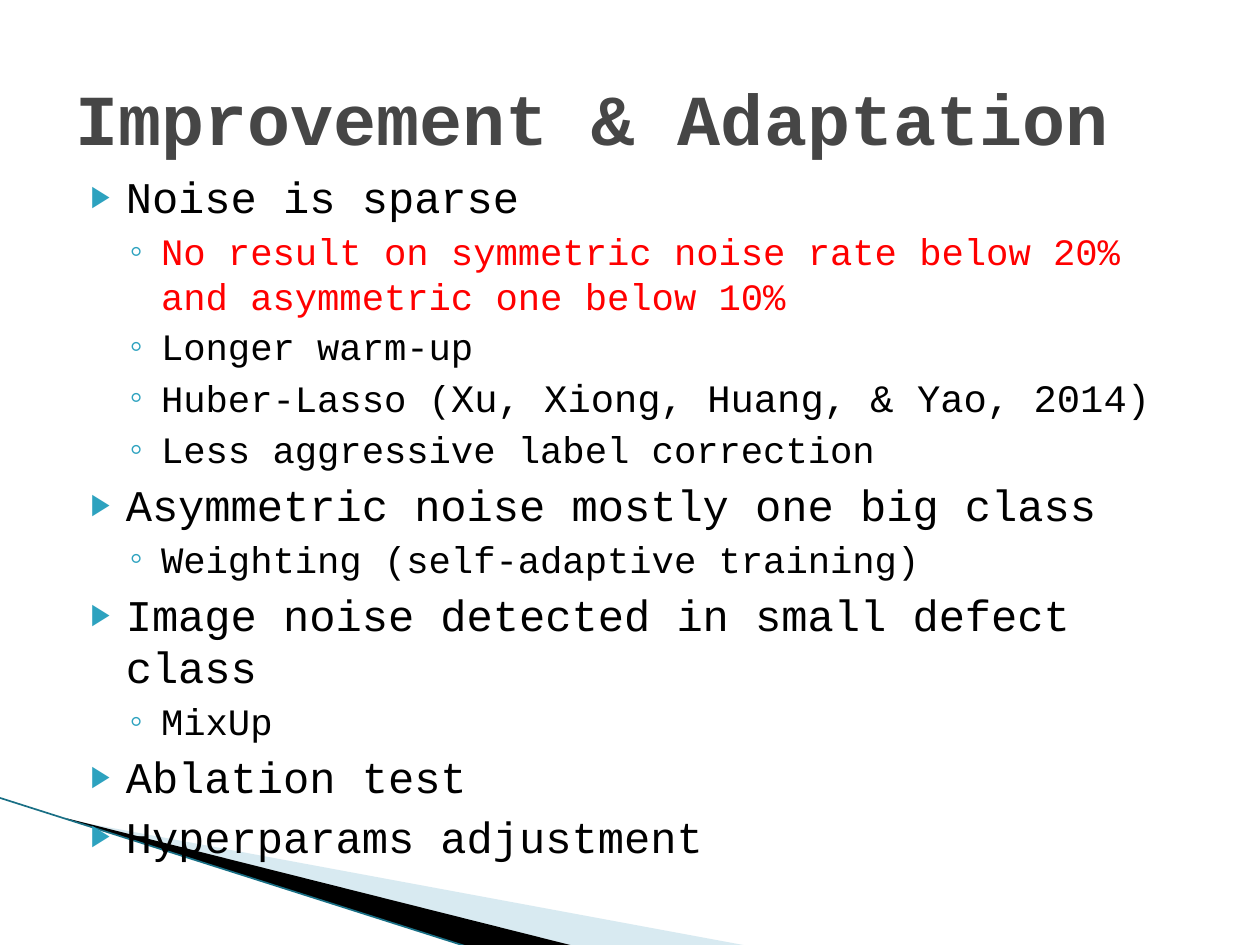
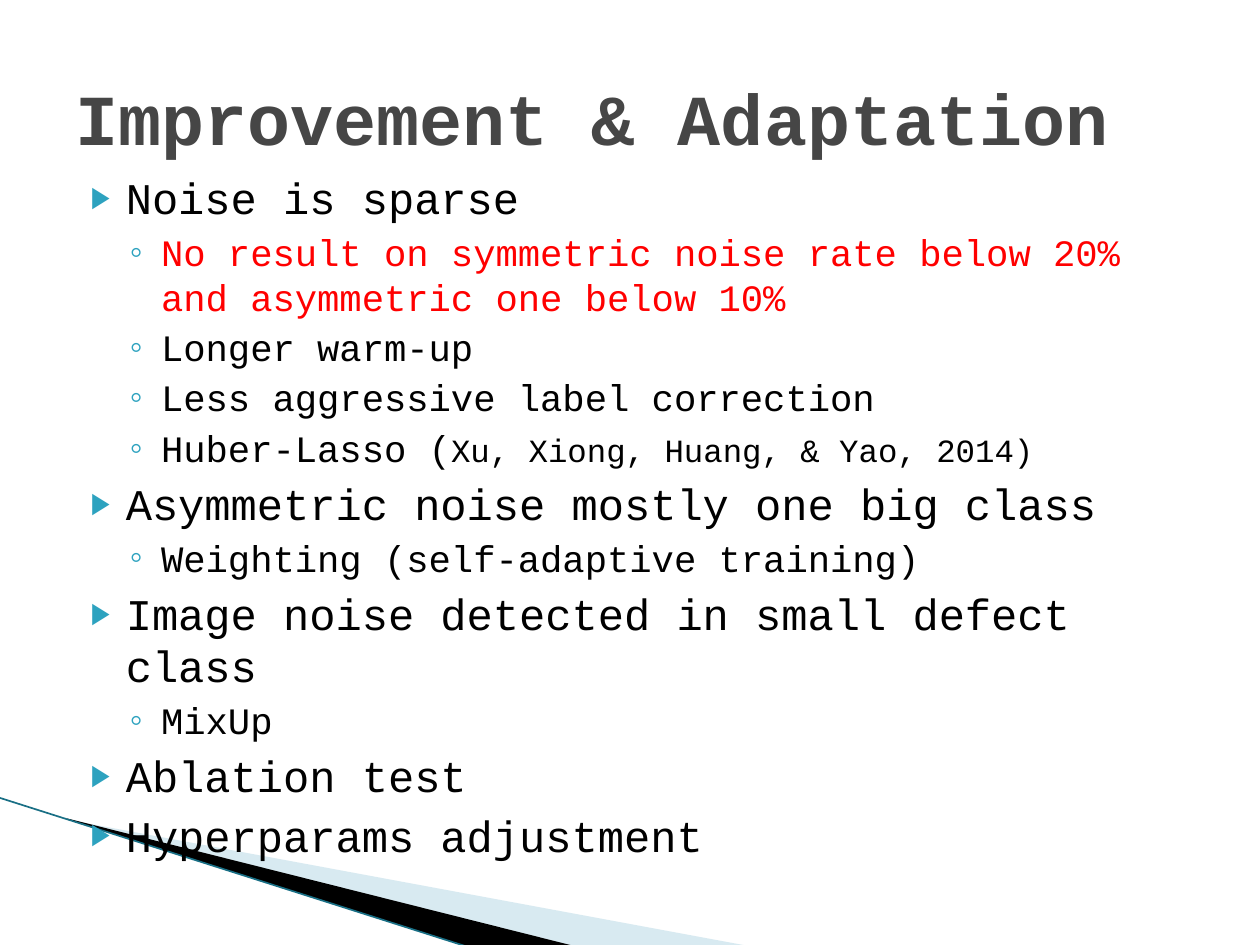
Before and after one commit to huangkaiyikatherine/nexperia, a slide deck: slide 13 of Recent Works on Noisy Labels Robustness.pptx. Drawn at 1260x945 pixels with LibreOffice and Linux fonts; fonts in the diff are those of the drawing; background and template pictures are left out. Boxes give left, top, right and bottom in pixels: in the first picture for what was removed or moved away, otherwise in the second. Text is boxed around its words. In the diff, an @@ line names an element or a change of style, - is before the commit and + after.

Commit message:
literature review on noisy labels robustness v2

```diff
--- a/Recent Works on Noisy Labels Robustness.pptx
+++ b/Recent Works on Noisy Labels Robustness.pptx
@@ text at bbox=[161, 385, 875, 419]: paragraph added @@
+  ◦ Less aggressive label correction
@@ text at bbox=[161, 436, 875, 471]: paragraph removed @@
-  ◦ Less aggressive label correction
@@ text at bbox=[161, 435, 1033, 469]: size 22.2 to 18.5 pt in "(Xu, Xiong, Huang, & Yao, 2014)" @@
```
Also in this commit, not shown: 9 other slides changed.
